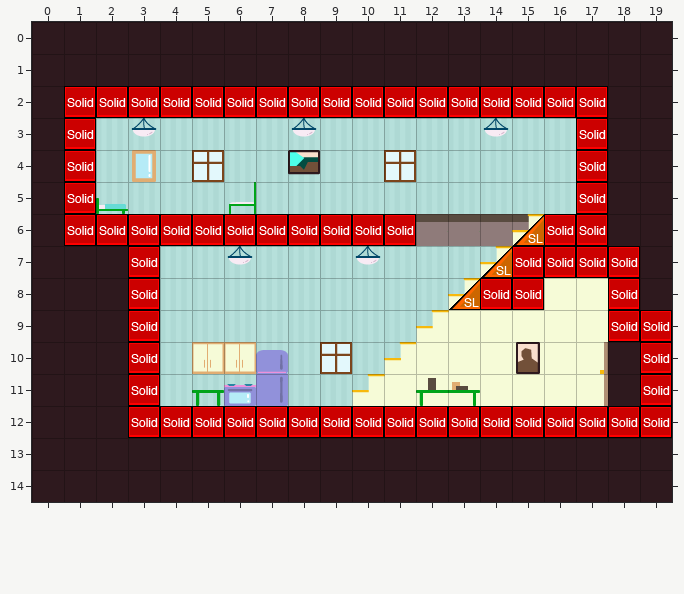
A Tiled map gets an edit: data/map/house.tmx. Above is the file before it was changed.
Cells are 32x32 px. Shown: x 0..19, y 0..14.
Now the later version:
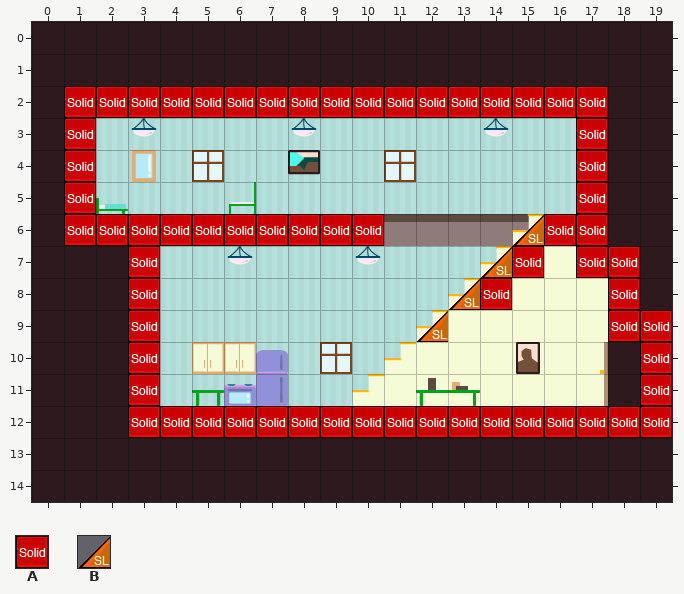
Key: from "metatiles": A 0, B 2.
_ is an empty cell.
Commit: Stair climbing: activated!
Difference:
Layer "collision":
The edit adds tile B in row 9 at x 12.
Tile A is gone in row 6 at x 11; in row 7 at x 16; in row 8 at x 15.
Pixel boxes of the changes (left, top, right, bottom) in both pictures:
removed: (384, 214, 416, 246)
removed: (512, 246, 576, 310)
added: (417, 311, 448, 342)
